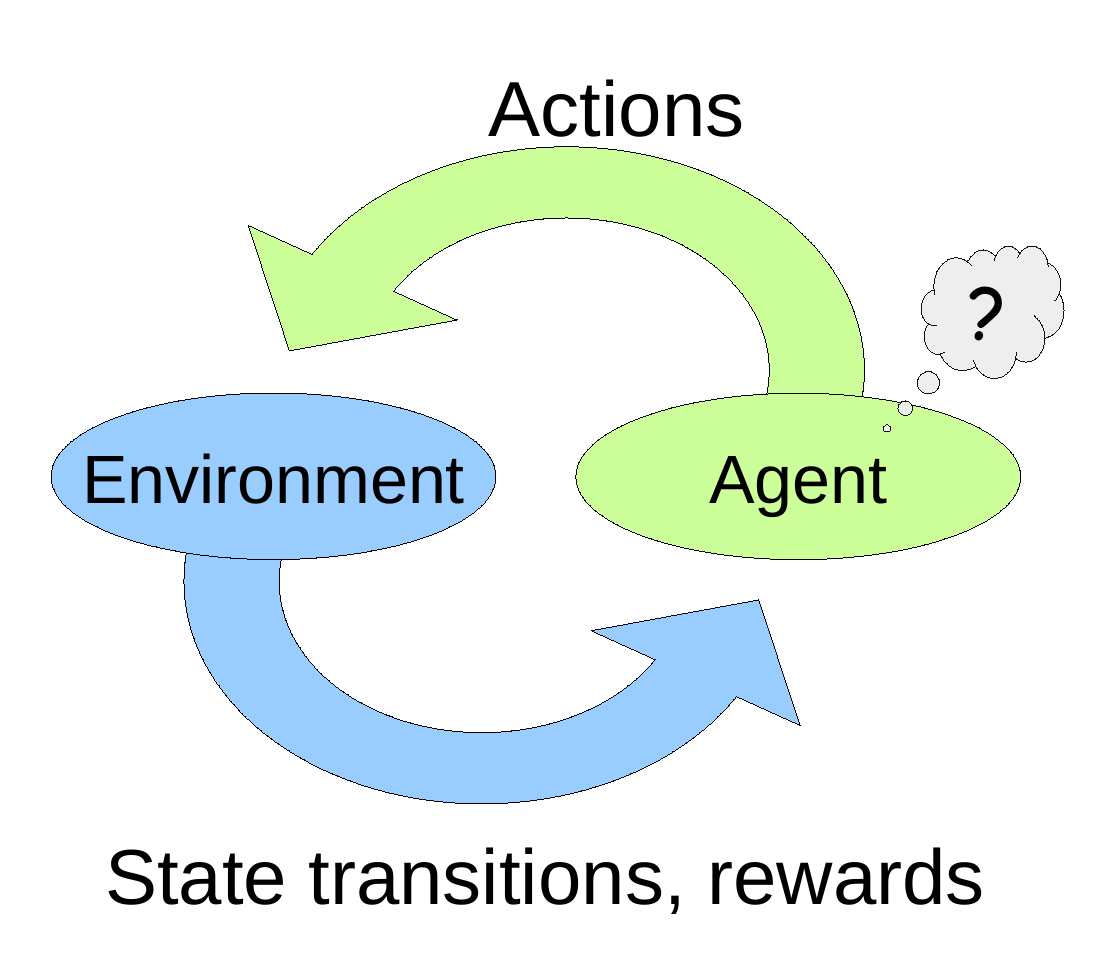
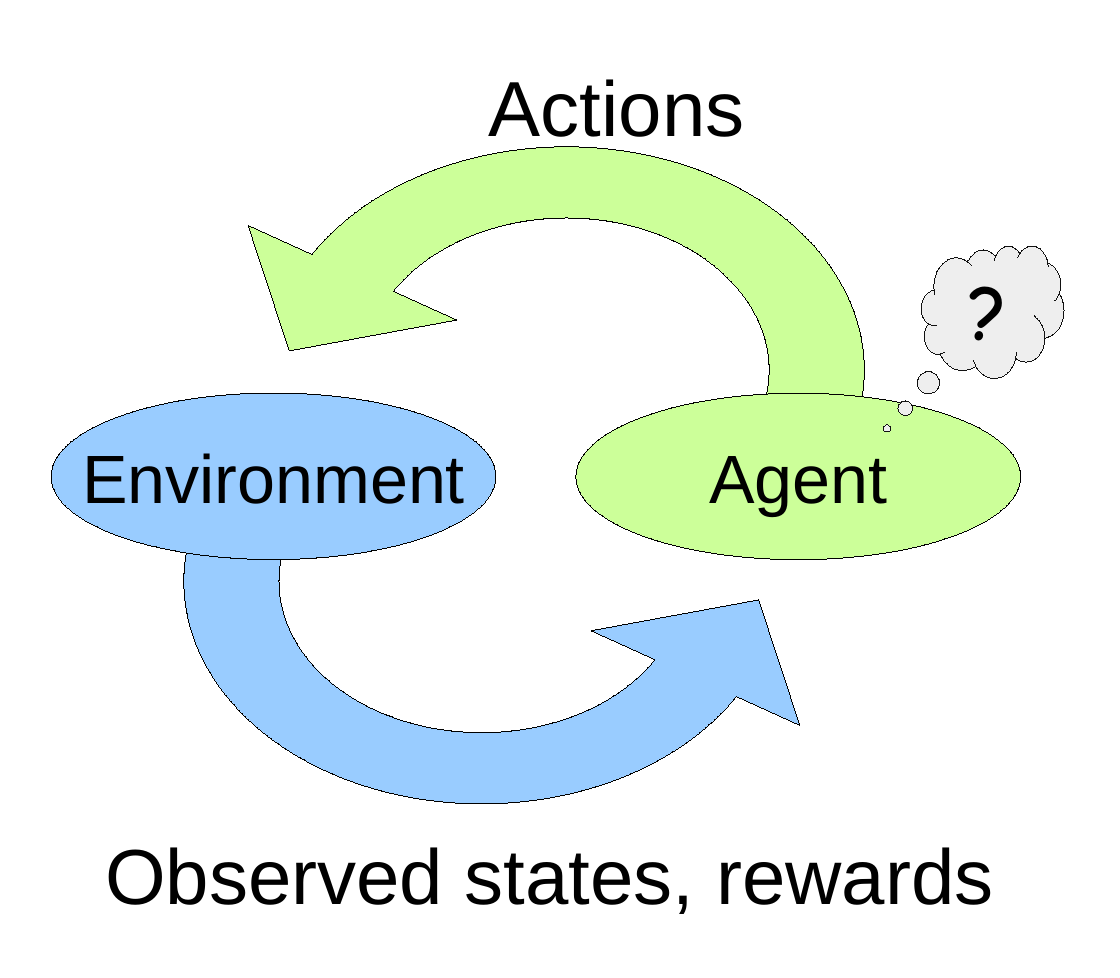
Before and after one commit to banilo/darkcontrol, a slide deck: slide 1 of paper/rl.odp. Drawn at 1120x978 pixels with LibreOffice and Linux fonts; fonts in the diff are those of the drawing. Boxes give left, top, right and bottom in pixels: in the first picture for what was removed or moved away, otherwise in the second. Text is boxed around its words. In the diff, an @@ line names an element or a change of style, - is before the commit and + after.

```diff
--- a/paper/rl.odp
+++ b/paper/rl.odp
@@ text at (x1=105, y1=847, x2=993, y2=914): text changed @@
-State transitions, rewards
+Observed states, rewards
```
Also in this commit, not shown: 2 other files.
